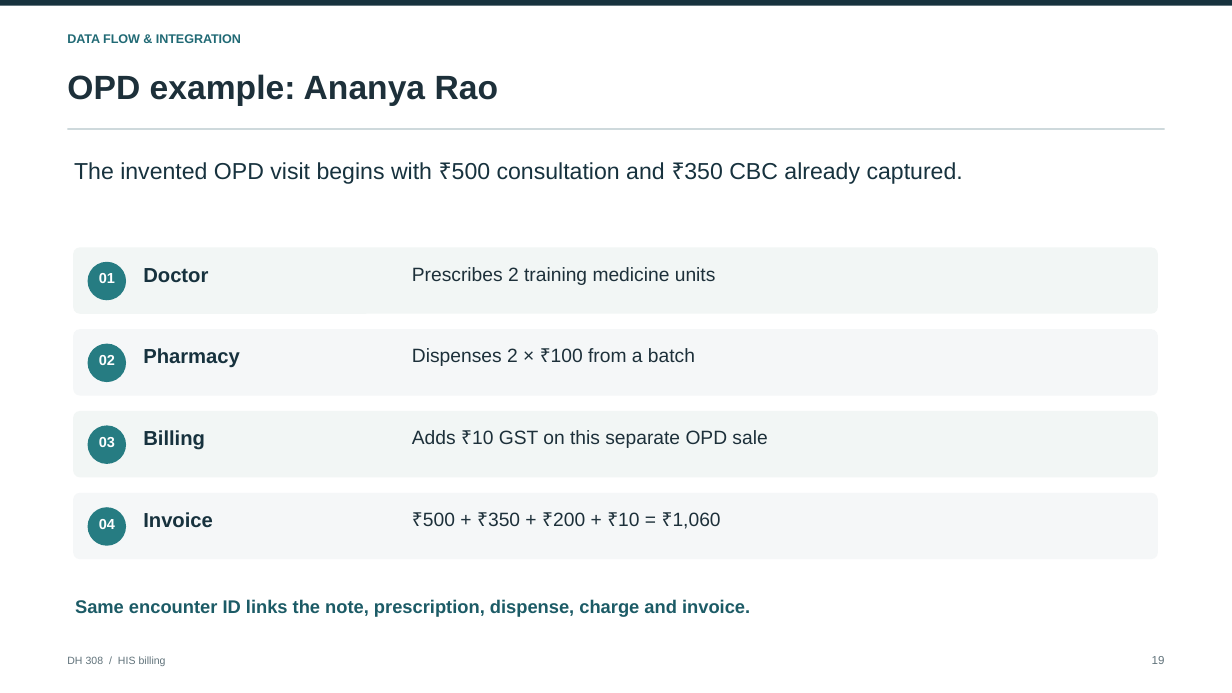
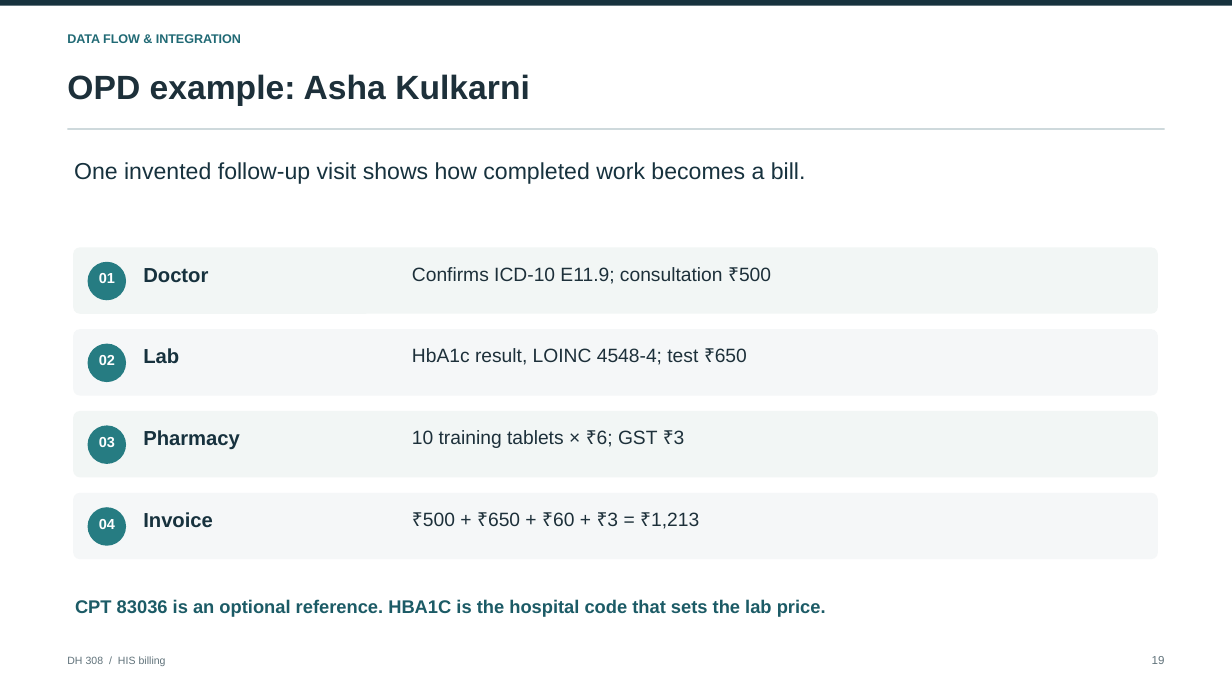
Before and after one commit to Osama-Bin-Lagging/tiveri-billing, a slide deck: slide 19 of presentation/DH308_HIS_Billing_Final.pptx. Drawn at 1232x693 pixels with LibreOffice and Linux fonts; fonts in the diff are those of the drawing. Boxes give left, top, right and bottom in pixels: in the first picture for what was removed or moved away, otherwise in the second. Text is boxed around its words. In the diff, an @@ line names an element or a change of style, - is before the commit and + after.

Commit message:
Add doctor lab pharmacy billing demo handoff

```diff
--- a/presentation/DH308_HIS_Billing_Final.pptx
+++ b/presentation/DH308_HIS_Billing_Final.pptx
@@ text at [67,74,530,106]: text changed @@
-OPD example: Ananya Rao
+OPD example: Asha Kulkarni
@@ text at [74,162,806,184]: text changed @@
-The invented OPD visit begins with ₹500 consultation and ₹350 CBC already captured.
+One invented follow-up visit shows how completed work becomes a bill.
@@ text at [412,267,771,284]: text changed @@
-Prescribes 2 training medicine units
+Confirms ICD-10 E11.9; consultation ₹500
@@ text added at [143,348,179,363], 15.8 pt, text #17323E, bold @@
+Lab
@@ text at [412,348,747,365]: text changed @@
-Dispenses 2 × ₹100 from a batch
+HbA1c result, LOINC 4548-4; test ₹650
@@ text "Pharmacy": place and size @@
-text "Pharmacy" at [143,348,239,367]
+text "Pharmacy" at [143,430,239,449]
@@ text removed at [143,430,205,450] @@
-Billing
@@ text at [412,430,685,448]: text changed @@
-Adds ₹10 GST on this separate OPD sale
+10 training tablets × ₹6; GST ₹3
@@ text at [423,512,699,529]: text changed @@
-₹500 + ₹350 + ₹200 + ₹10 = ₹1,060
+₹500 + ₹650 + ₹60 + ₹3 = ₹1,213
@@ text at [75,599,826,617]: text changed @@
-Same encounter ID links the note, prescription, dispense, charge and invoice.
+CPT 83036 is an optional reference. HBA1C is the hospital code that sets the lab price.
```
Also in this commit, not shown: 10 other slides changed, 9 other files.
